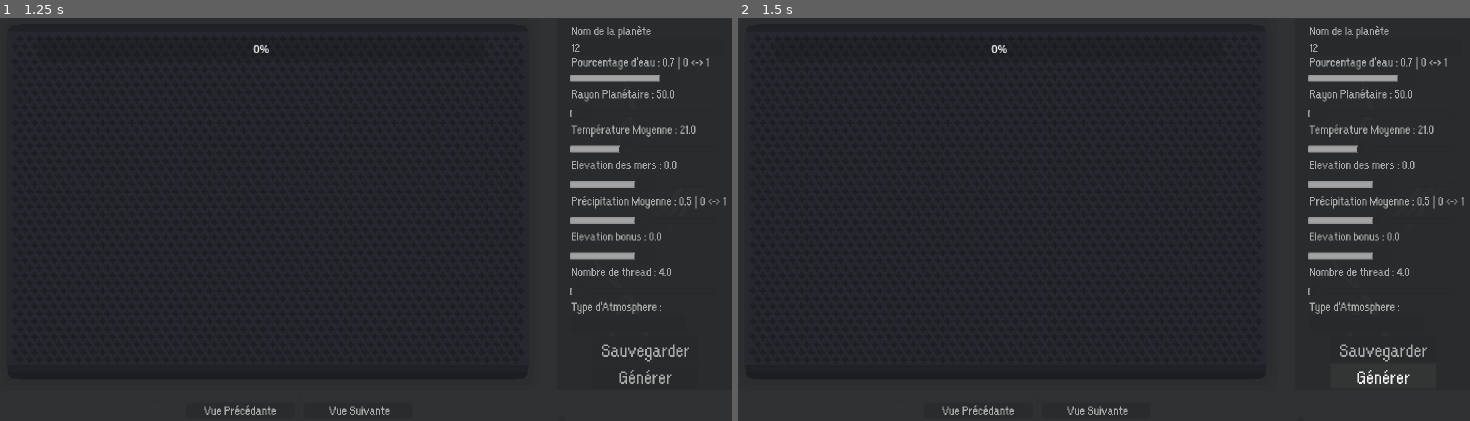
Above: before the commit, frames 1-2 (left to right).
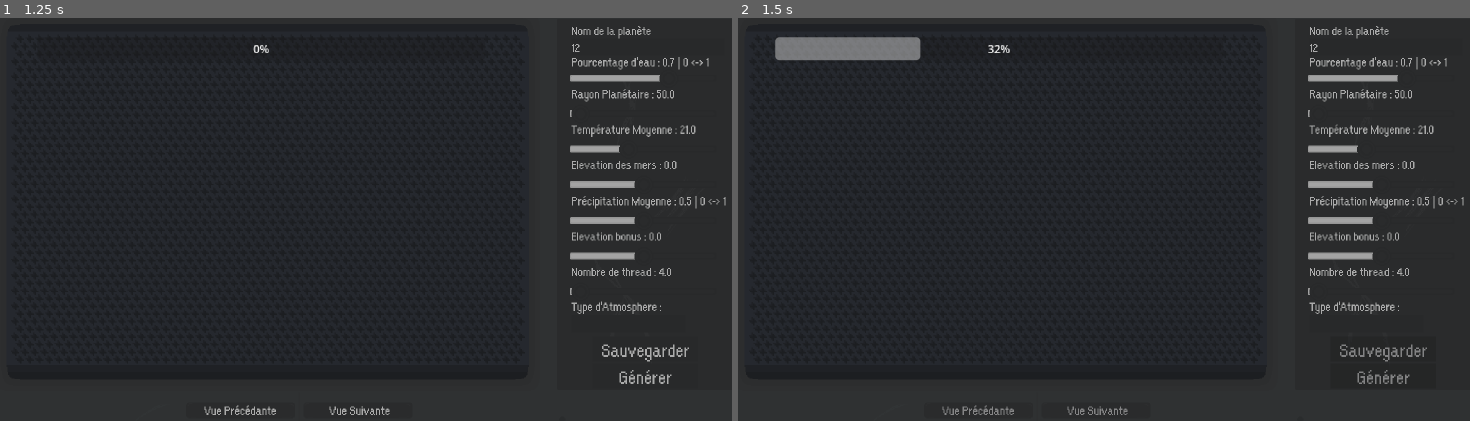
Above: after the commit, the same moments.

Repository: Jujedie/PlanetGenerator
Game: Godot game, scene res://data/scn/master.tscn
Two runs of this game, one before a commit and one after it. Both use one fixed random seed, a clock stepped at 60 frames per second and the inputs below.
Inputs (mouse positions are in pixels of both pictures, inside the frame that each line leads up to):
- Up to frame 1 (1.25 s): click (651, 46) at 0.52 s; type "12" at 0.6 s
- Up to frame 2 (1.5 s): click "Générer" at 1.25 s

Frame 1 is identical in both runs. In frame 2, 1.5% of the frame differs, in the area x 5-95%, y 4-99%.
Error before the commit: Invalid type in function 'new' in base 'GDScript'. Cannot convert argument 8 from int to Object. (res://src/master.gd:110)

Commit message:
Ajout de la gestion du type d'atmosphère dans PlanetGenerator et ajustement des paramètres d'initialisation. Amélioration de la fonction de calcul d'huile pour prendre en compte le type d'atmosphère.

Diff:
--- a/src/enum.gd
+++ b/src/enum.gd
@@ -115,6 +115,17 @@
 	100: Color.hex(0x6e1408FF)
 }
 
+var COULEUR_PRECIPITATION = {
+	0.0: Color.hex(0xb118b4FF),
+	0.1: Color.hex(0x8d1490FF),
+	0.2: Color.hex(0x6c16a2FF),
+	0.3: Color.hex(0x4a18afFF),
+	0.4: Color.hex(0x2c1bc5FF),
+	0.5: Color.hex(0x1d33d3FF),
+	0.7: Color.hex(0x1f4fe0FF),
+	1.0: Color.hex(0x3583e3FF)
+}
+
 func getElevationColor(elevation: int) -> Color:
 	for key in COULEURS_ELEVATIONS.keys():
 		if elevation <= key:
@@ -205,3 +216,9 @@
 			return biome
 
 	return Biome.NULL
+
+func getPrecipitationColor(precipitation: float) -> Color:
+	for key in COULEUR_PRECIPITATION.keys():
+		if precipitation <= key:
+			return COULEUR_PRECIPITATION[key]
+	return COULEUR_PRECIPITATION[1.0]
--- a/src/planetGenerator.gd
+++ b/src/planetGenerator.gd
@@ -17,6 +17,7 @@
 var avg_precipitation : float  # entre 0 et 1
 var elevation_modifier: int
 var nb_thread         : int
+var atmosphere_type   : int
 
 # Images générées
 var elevation_map    : Image
@@ -28,7 +29,7 @@
 var oil_map     : Image
 var final_map   : Image
 
-func _init(nom_param: String, rayon: int = 512, avg_temperat …(117 unchanged characters)… am: int = 0, nb_thread_param : int = 8, renderProgress: ProgressBar = null, chem …(61 unchanged characters)…
+func _init(nom_param: String, rayon: int = 512, avg_temperat …(117 unchanged characters)… am: int = 0, nb_thread_param : int = 8, atmosphere_type_param: int = 0, renderProgress: ProgressBar = null, chem …(61 unchanged characters)…
 	self.nom = nom_param
 
 	self.circonference        =  int(rayon * 2 * PI)
@@ -41,6 +42,7 @@
 	self.avg_precipitation = avg_precipitation_param
 	self.elevation_modifier= elevation_modifier_param
 	self.nb_thread         = nb_thread_param
+	self.atmosphere_type   = atmosphere_type_param
 
 
 
@@ -239,7 +241,7 @@
 		var x2 = self.circonference if i == ((self.nb_thread / 2) - 1) else (i + 1) * range
 		var thread = Thread.new()
 		threadArray.append(thread)
-		thread.start(thread_calcul.bind(img, noise, noise, x1, x2, oil_calcul))
+		thread.start(thread_calcul.bind(img, noise, self.atmosphere_type != 3, x1, x2, oil_calcul))
 	# Wait for all threads to finish after starting them all
 	for thread in threadArray:
 		thread.wait_to_finish()
@@ -248,11 +250,11 @@
 	self.addProgress(15)
 	self.oil_map = img
 
-func oil_calcul(img: Image,noise, _noise2, x : int,y : int) -> void:
+func oil_calcul(img: Image,noise, noise2, x : int,y : int) -> void:
 	var value = noise.get_noise_2d(float(x), float(y))
 	value = clamp(value, 0.0, 1.0)
 
-	if value > 0.25:
+	if value > 0.25 and noise2:
 		img.set_pixel(x, y, Color.hex(0x000000FF))  # Oil color
 	else:
 		img.set_pixel(x, y, Color.hex(0xFFFFFFFF))  # Non-oil area
@@ -296,7 +298,7 @@
 	value = abs(value)
 
 	if self.water_map.get_pixel(x, y) == Color.hex(0xFFFFFFFF):
-		if Enum.getTemperatureViaColor(self.temperature_map.get_pixel(x, y)) < 0.0 and value > 0.05:
+		if Enum.getTemperatureViaColor(self.temperature_map.get_pixel(x, y)) < 0.0 and value > 0.001:
 			img.set_pixel(x, y, Color.hex(0xFFFFFFFF))  # Ice color
 		else:
 			img.set_pixel(x, y, Color.hex(0x000000FF))  # Non-ice area
